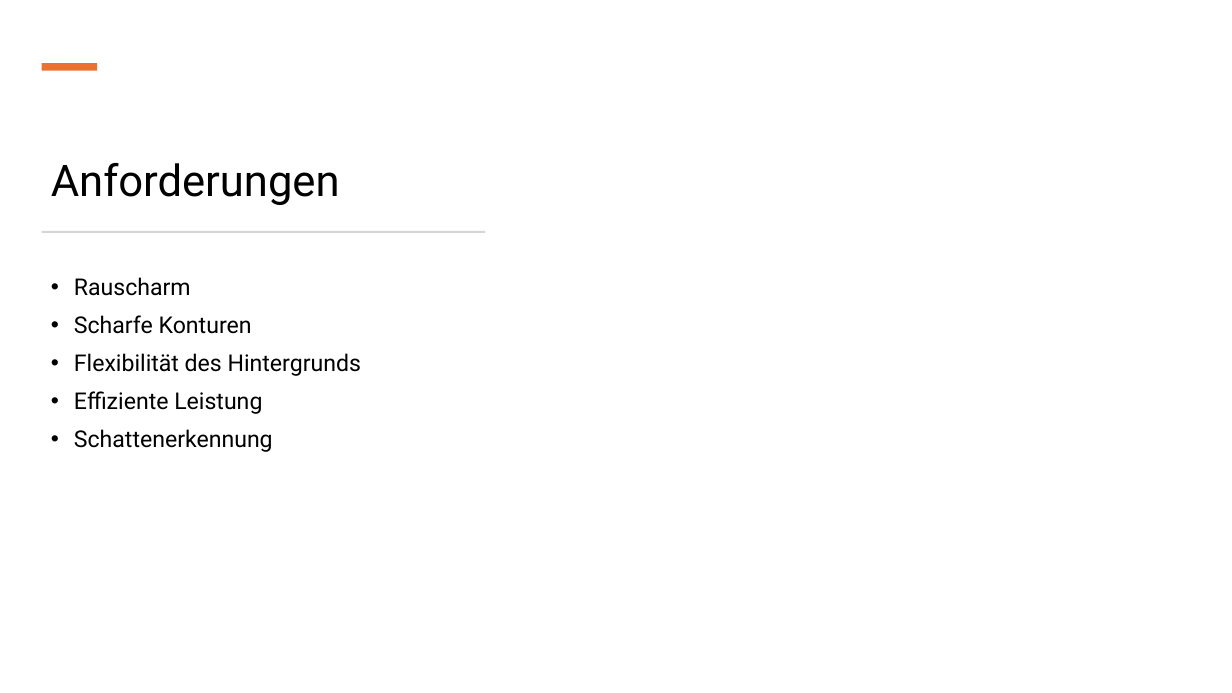
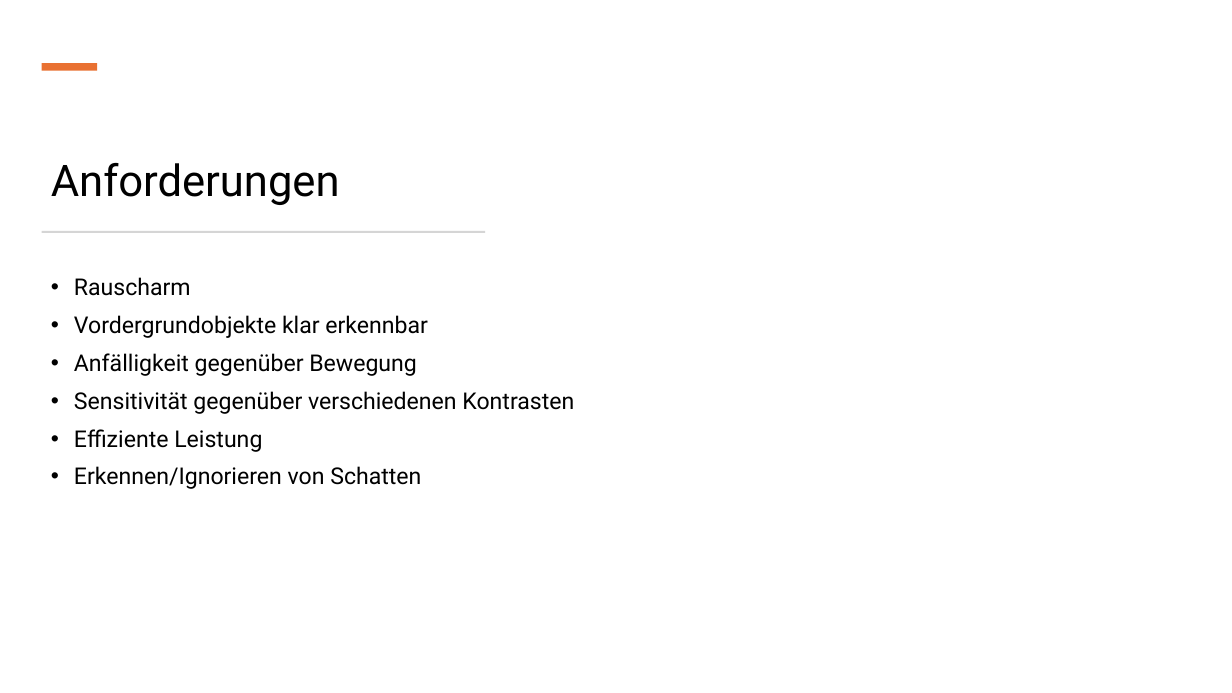
Before and after one commit to IntiGit/ComputerVisionGame, a slide deck: slide 6 of Präsentationen/Meilenstein_2.pptx. Drawn at 1232x693 pixels with LibreOffice and Linux fonts; fonts in the diff are those of the drawing. Boxes give left, top, right and bottom in pixels: in the first picture for what was removed or moved away, otherwise in the second. Text is boxed around its words. In the diff, an @@ line names an element or a change of style, - is before the commit and + after.

```diff
--- a/Präsentationen/Meilenstein_2.pptx
+++ b/Präsentationen/Meilenstein_2.pptx
@@ text at bbox=[74, 315, 574, 414]: text changed @@
-• Scharfe Konturen
-• Flexibilität des Hintergrunds
+• Vordergrundobjekte klar erkennbar
+• Anfälligkeit gegenüber Bewegung
+• Sensitivität gegenüber verschiedenen Kontrasten
@@ text at bbox=[74, 466, 421, 489]: text changed @@
-• Schattenerkennung
+• Erkennen/Ignorieren von Schatten
```
Also in this commit, not shown: 3 other slides changed, 7 slides added, 1 other file.
